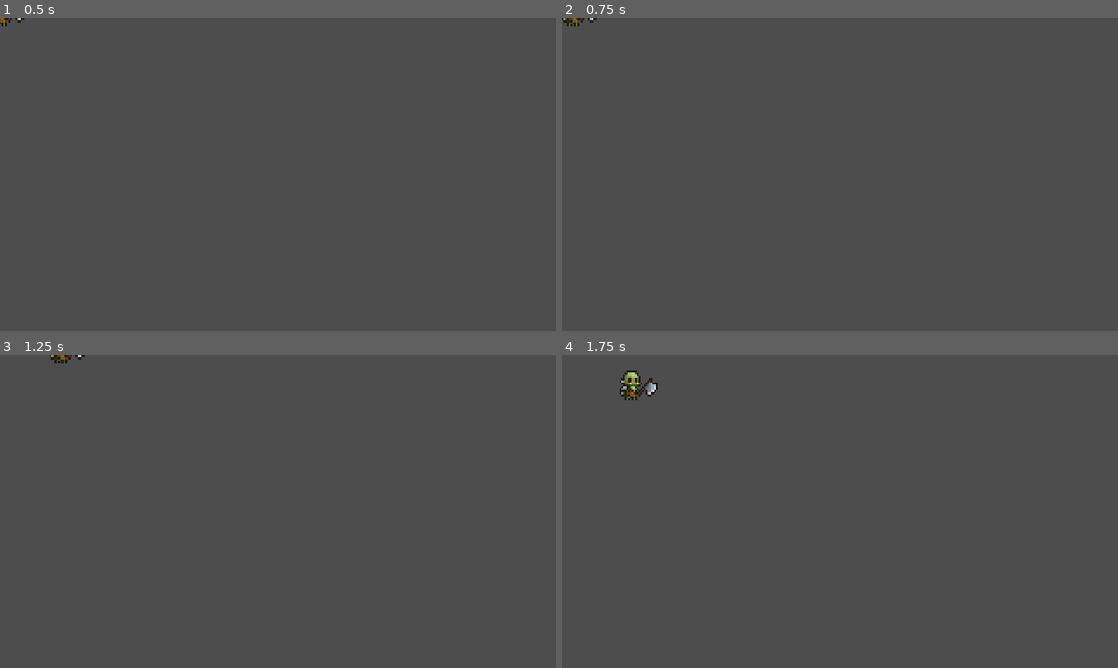
Above: before the commit, frames 1-4 (two rows, left to right).
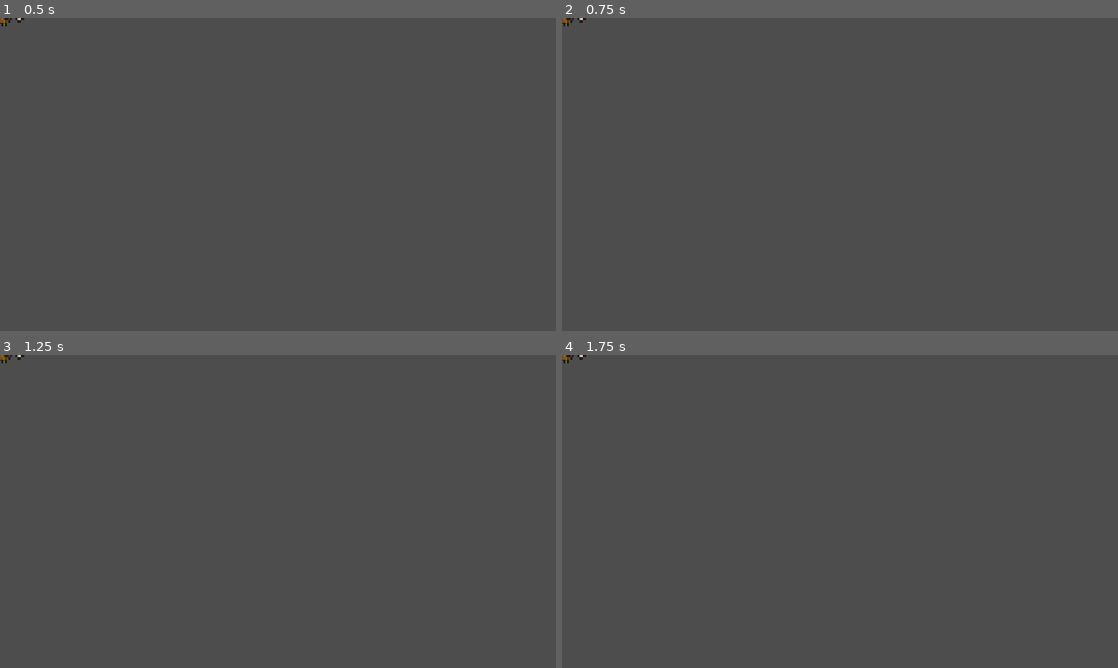
Above: after the commit, the same moments.

Repository: facu-sharry/the-loot-goblin
Game: Godot game, scene res://entities/playground.tscn
The game is run twice, just before and just after one commit, with the same random seed, the same clock (stepped at 60 frames per second) and the same inputs.
Inputs:
- Up to frame 1 (0.5 s): no input
- Up to frame 2 (0.75 s): tap Enter at 0.5 s; hold D (right) from 0.53 s (still down)
- Up to frame 3 (1.25 s): keep holding D (right)
- Up to frame 4 (1.75 s): release D (right) at 1.28 s; hold S (down) from 1.28 s (still down)

Frame 1 is identical in both runs. In frame 2, less than 0.1% of the frame differs, in the area x 0-7%, y 0-3%; in frame 3, 0.2%; in frame 4, 0.5%, in the area x 0-18%, y 0-15%.

Commit message:
LG-2 better structure Added parameters for speed, acc, fric, dir and vel to System with default values Changed body type to CharacterBody2D to make this system reusable with different entities Added error checks in the ready function to ensure that the entity associated with the system is of type CharacterBody2D and/or extends it Added error check for when the entity hasnt movement_data Added assigns for speed, acceleration and friction given a movement_data resource Added error check for when the entity doesnt have the 'walk' signal Changed signal name from movement_requested to walk Removed logic from signal function, now it only changes direction when called Changed logic in physics fun to handle all movement, acceleration and friction included

Diff:
--- a/systems/movement/movement_system.gd
+++ b/systems/movement/movement_system.gd
@@ -1,32 +1,55 @@
 extends Node
 class_name MovementSystem
 
-@export var acceleration : float = 1200.0
-@export var friction : float = 800.0
-
-var _body: Player
-var _speed: float
+var _body: CharacterBody2D
+var speed : float = 120
+var acceleration : float = 1200
+var friction: float = 1200
 var direction := Vector2.ZERO
+var velocity := Vector2.ZERO
 
 # Called when the node enters the scene tree for the first time.
 func _ready() -> void:
-	_body = get_parent() as Player
-	_speed = _body.speed
+	# Obtains the movement system associated node's entity object which extends
+	# from (or is) CharacterBody2D
+	var specific_entity = get_parent()
 
-	if _body.has_signal("move_requested"):
-		_body.move_requested.connect(_on_move_requested)
+	# Ensure we are working with a CharacterBody2D
+	if specific_entity is CharacterBody2D:
+		_body = specific_entity
+	elif specific_entity.get_parent() is CharacterBody2D:
+		_body = specific_entity.get_parent()
+	else:
+		push_error("MovementSystem's associated Node must be child of CharacterBody2D")
+		return
 
-func _on_move_requested(direction: Vector2):
-	var target_velocity := direction * _speed
-	_body.velocity = _body.velocity.move_toward(
-		target_velocity,
-		acceleration * get_physics_process_delta_time()
-	)
+	# Get movement data if present
+	if "movement_data" in specific_entity:
+		speed = specific_entity.movement_data.speed
+		acceleration = specific_entity.movement_data.acceleration
+		friction = specific_entity.movement_data.friction
+	else:
+		push_error("Entity has no movement_data, using system's defaults")
+
+	if _body.has_signal("walk"):
+		_body.walk.connect(_on_walk_requested)
+	else:
+		push_error("Entity has no move_requested signal")
+
+func _on_walk_requested(dir: Vector2):
+	direction = dir.normalized()
 
 func _physics_process(delta: float) -> void:
-	if _body.velocity.length() > 0.0:
-		_body.velocity = _body.velocity.move_toward(
+	if direction != Vector2.ZERO:
+		velocity = velocity.move_toward(
+			direction * speed,
+			acceleration * delta
+		)
+	else:
+		velocity = velocity.move_toward(
 			Vector2.ZERO,
 			friction * delta
 		)
+
+	_body.velocity = velocity
 	_body.move_and_slide()
